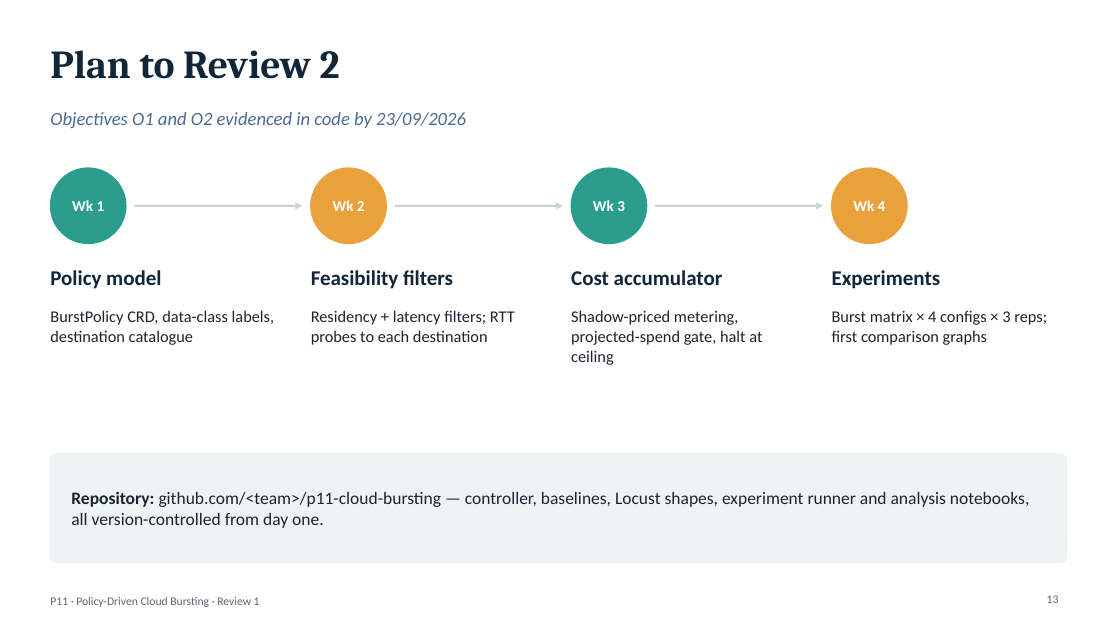
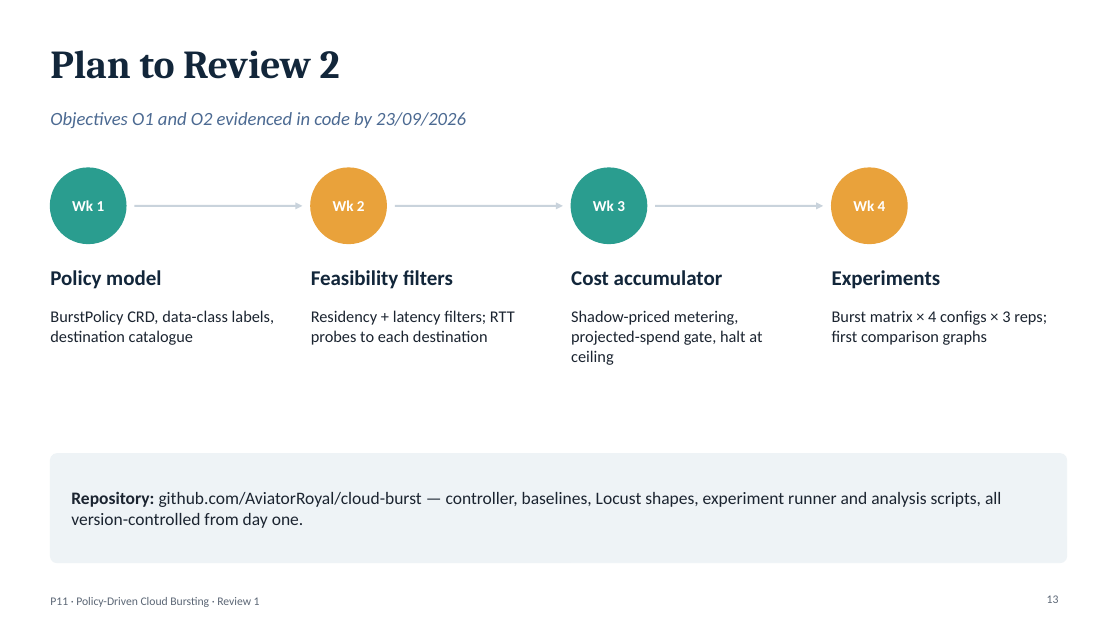
Before and after one commit to AviatorRoyal/cloud-burst, a slide deck: slide 13 of P11_Review1_Problem_Formulation_and_Baseline.pptx. Drawn at 1120x630 pixels with LibreOffice and Linux fonts; fonts in the diff are those of the drawing. Boxes give left, top, right and bottom in pixels: in the first picture for what was removed or moved away, otherwise in the second. Text is boxed around its words. In the diff, an @@ line names an element or a change of style, - is before the commit and + after.

Commit message:
Point decks at the real GitHub repo
Replace the placeholder repo URL with github.com/AviatorRoyal/cloud-burst
in both review decks, and update the Review 2 repo tree to match the
actual project layout.

```diff
--- a/P11_Review1_Problem_Formulation_and_Baseline.pptx
+++ b/P11_Review1_Problem_Formulation_and_Baseline.pptx
@@ text at [71,491,1001,528]: text changed @@
-Repository: github.com/<team>/p11-cloud-bursting — controller, baselines, Locust shapes, experiment runner and analysis notebooks, all version-controlled from day one.
+Repository: github.com/AviatorRoyal/cloud-burst — controller, baselines, Locust shapes, experiment runner and analysis scripts, all version-controlled from day one.
```
Also in this commit, not shown: 3 other files.
